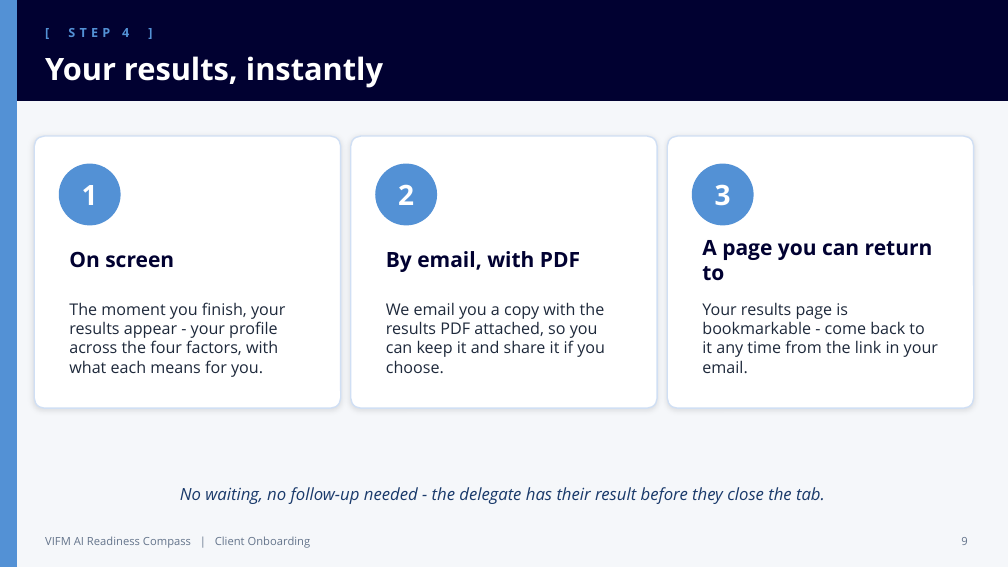
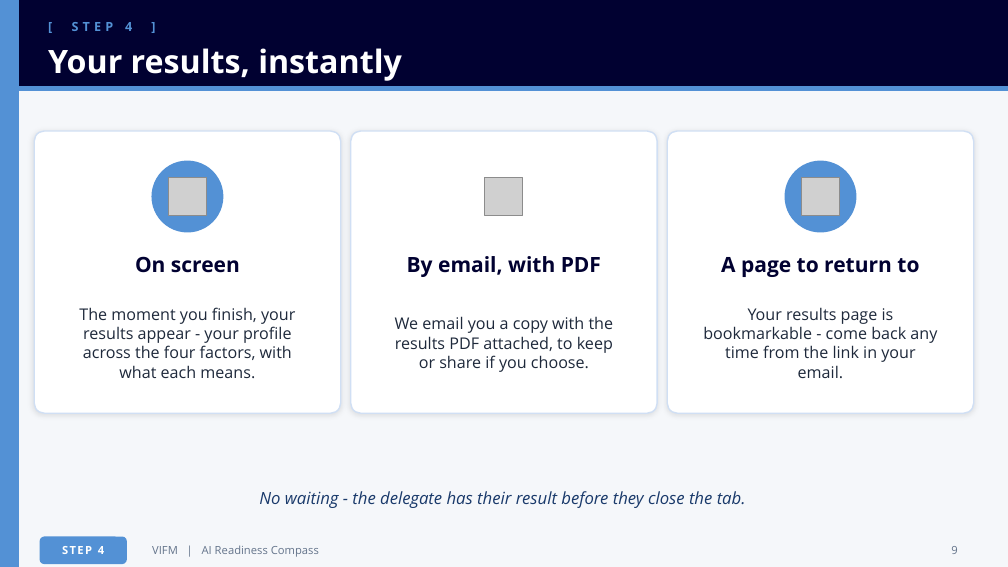
Before and after one commit to AimanSadeq/vifm-assessment-center, a slide deck: slide 9 of VIFM-ARC-Client-Onboarding.pptx. Drawn at 1008x567 pixels with LibreOffice and Linux fonts; fonts in the diff are those of the drawing; grey boxes stand for pictures. Boxes give left, top, right and bottom in pixels: in the first picture for what was removed or moved away, otherwise in the second. Text is boxed around its words. In the diff, an @@ line names an element or a change of style, - is before the commit and + after.

```diff
--- a/VIFM-ARC-Client-Onboarding.pptx
+++ b/VIFM-ARC-Client-Onboarding.pptx
@@ rectangle: place and size @@
-rectangle at (0,0,1008,101)
+rectangle at (0,0,1008,87)
@@ text "[ STEP 4 ]": place and size @@
-text "[ STEP 4 ]" at (68,28,129,37)
+text "[ STEP 4 ]" at (72,22,132,31)
@@ text "Your results, instantly" at (48,48,402,81): size 22 to 23 pt @@
@@ rectangle added at (0,87,1008,91), fill #5391D5, outline #5391D5 1 pt @@
@@ rounded rectangle: place and size @@
-rounded rectangle at (34,136,341,408)
+rounded rectangle at (34,131,341,413)
@@ rounded rectangle: place and size @@
-rounded rectangle at (351,136,657,408)
+rounded rectangle at (351,131,657,413)
@@ proportions changed in 3 elements at (34,131,341,413), (351,131,657,413), (667,131,974,413) @@
@@ rounded rectangle: place and size @@
-rounded rectangle at (667,136,974,408)
+rounded rectangle at (667,131,974,413)
@@ ellipse: place and size @@
-ellipse at (59,164,120,225)
+ellipse at (152,161,223,232)
@@ picture added at (168,177,207,216) @@
@@ ellipse: place and size @@
-ellipse at (376,164,436,225)
+ellipse at (469,161,539,232)
@@ ellipse at (469,161,539,232): fill #5391D5 to #FFFFFF; outline #5391D5 1 pt to #FFFFFF 1 pt @@
@@ picture added at (485,177,523,216) @@
@@ ellipse: place and size @@
-ellipse at (692,164,753,225)
+ellipse at (785,161,856,232)
@@ picture added at (801,177,840,216) @@
@@ text removed at (82,185,98,205) @@
-1
@@ text removed at (398,184,414,205) @@
-2
@@ text removed at (715,184,731,206) @@
-3
@@ text "On screen": place and size @@
-text "On screen" at (69,251,174,268)
+text "On screen" at (135,256,240,273)
@@ text "On screen" at (135,256,240,273): alignment left to centre @@
@@ text "By email, with PDF" at (407,256,601,277): alignment left to centre @@
@@ text "By email, with PDF": place and size @@
-text "By email, with PDF" at (386,251,580,272)
+text "By email, with PDF" at (407,256,601,277)
@@ text at (721,257,919,277): text changed @@
-A page you can return to
+A page to return to
@@ text at (79,307,295,378): text changed @@
-The moment you finish, your results appear - your profile across the four factors, with what each means for you.
+The moment you finish, your results appear - your profile across the four factors, with what each means.
@@ text at (395,316,614,372): text changed @@
-We email you a copy with the results PDF attached, so you can keep it and share it if you choose.
+We email you a copy with the results PDF attached, to keep or share if you choose.
@@ text at (703,307,937,378): text changed @@
-Your results page is bookmarkable - come back to it any time from the link in your email.
+Your results page is bookmarkable - come back any time from the link in your email.
@@ text at (259,491,746,508): text changed @@
-No waiting, no follow-up needed - the delegate has their result before they close the tab.
+No waiting - the delegate has their result before they close the tab.
@@ rounded rectangle added at (40,537,126,563), fill #5391D5, outline #5391D5 1 pt @@
@@ text "9": place and size @@
-text "9" at (961,537,967,545)
+text "9" at (951,546,957,554)
@@ text added at (62,546,104,554), 8 pt, text #FFFFFF, bold @@
+STEP 4
@@ text at (152,545,319,557): text changed @@
-VIFM AI Readiness Compass | Client Onboarding
+VIFM | AI Readiness Compass
```
Also in this commit, not shown: 13 other slides changed, 24 other files.
